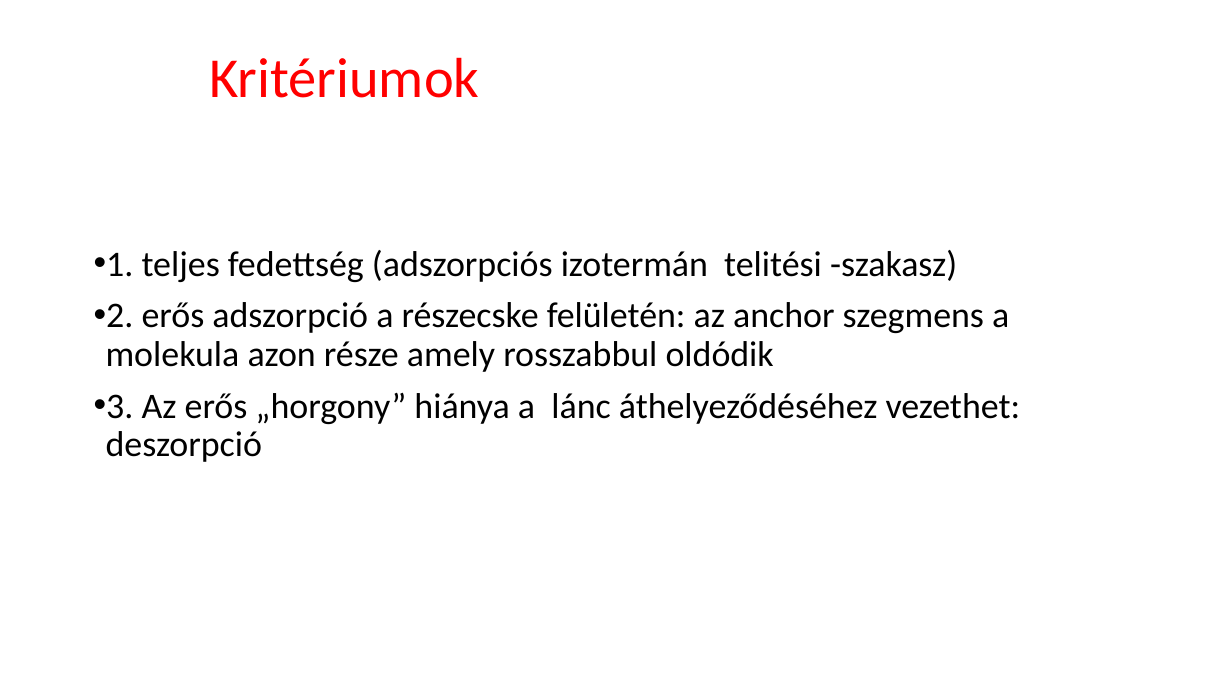
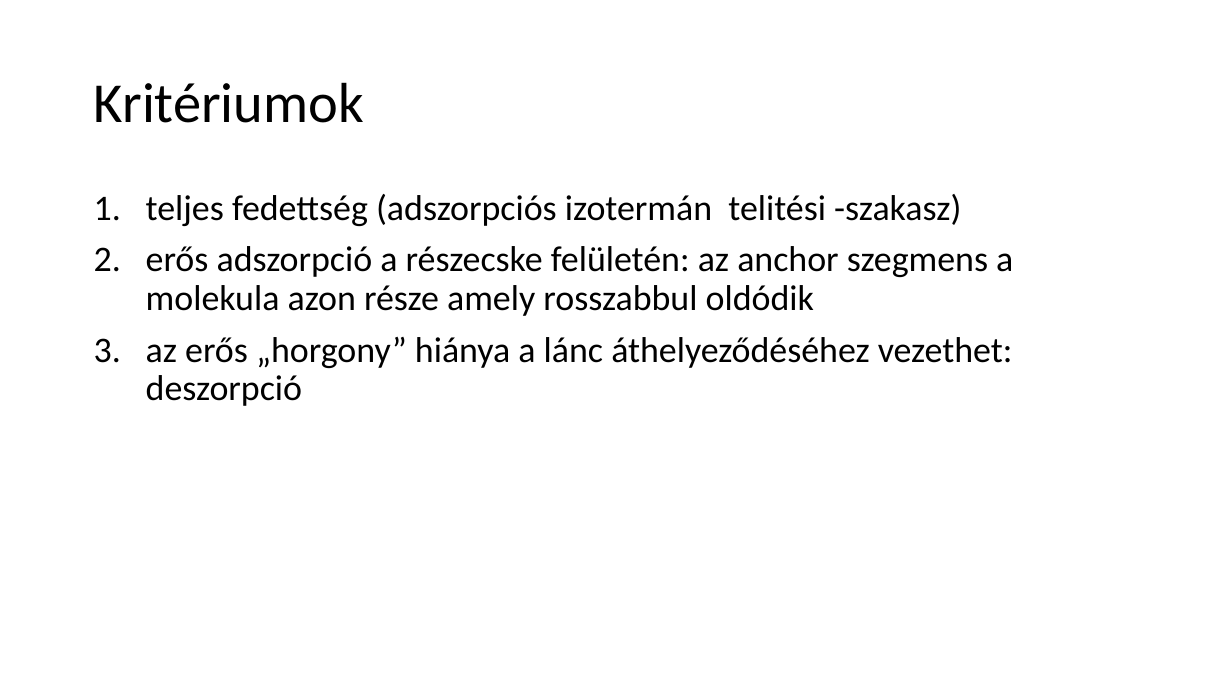
Before and after one commit to LilianaBohus/chemistry-presenations, a slide deck: slide 35 of oil-based-suspensions.ppt (slide 36 before the commit). Drawn at 1232x693 pixels with LibreOffice and Linux fonts; fonts in the diff are those of the drawing. Boxes give left, top, right and bottom in pixels: in the first picture for what was removed or moved away, otherwise in the second. Text is boxed around its words. In the diff, an @@ line names an element or a change of style, - is before the commit and + after.

```diff
--- a/oil-based-suspensions.ppt
+++ b/oil-based-suspensions.ppt
@@ title "Kritériumok": place and size @@
-title "Kritériumok" at <box>209,57,479,98</box>
+title "Kritériumok" at <box>94,82,364,123</box>
@@ title "Kritériumok" at <box>94,82,364,123</box>: text colour #FF0000 to #000000 @@
@@ text at <box>146,194,1013,406</box>: text changed @@
-• 1. teljes fedettség (adszorpciós izotermán telitési -szakasz)
-• 2. erős adszorpció a részecske felületén: az anchor szegmens a molekula azon része amely rosszabbul oldódik
-• 3. Az erős „horgony” hiánya a lánc áthelyeződéséhez vezethet: deszorpció
+1. teljes fedettség (adszorpciós izotermán telitési -szakasz)
+2. erős adszorpció a részecske felületén: az anchor szegmens a molekula azon része amely rosszabbul oldódik
+3. az erős „horgony” hiánya a lánc áthelyeződéséhez vezethet: deszorpció
```
Also in this commit, not shown: 6 other slides changed, 1 slide removed.
